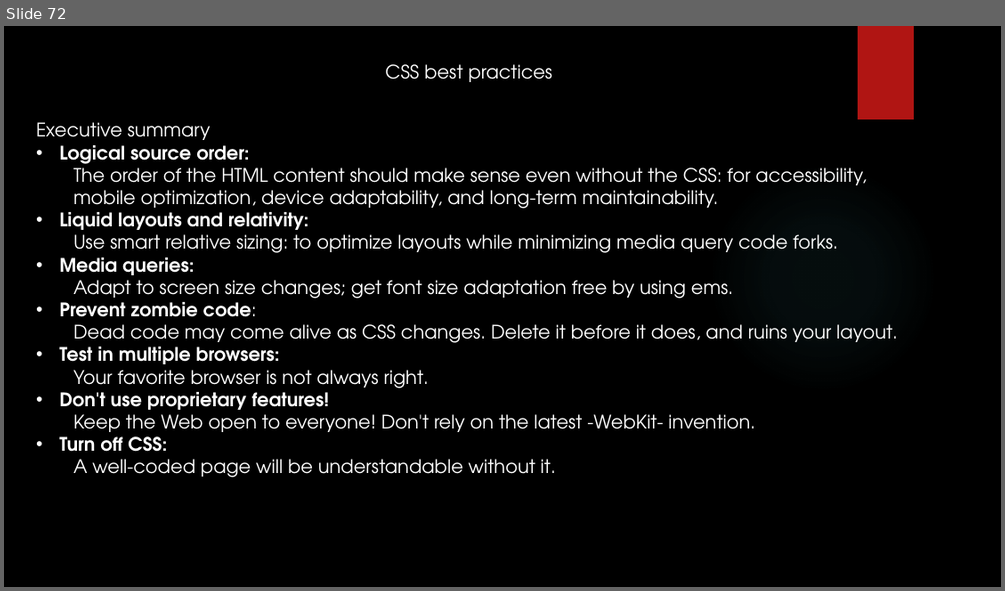
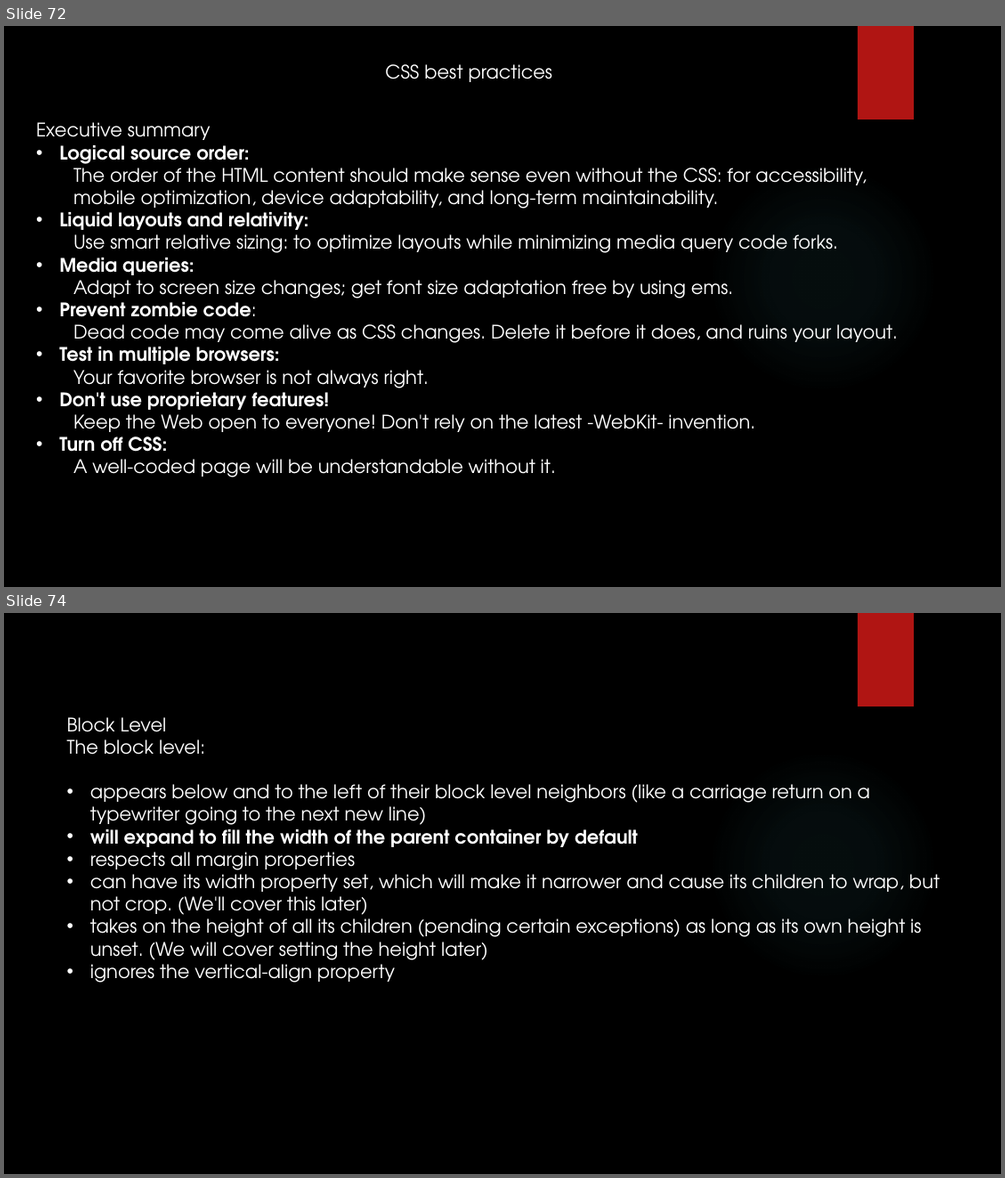
Before and after one commit to yogeshwar1996/HTML5CSS, a slide deck: Fundamentals of HTML and CSS.pptx. Shown one above the other, each under a label of ours: slide 72 before the commit, slides 72 and 74 after it; the slides between them are not shown. The pictures are 1005x591 and 1005x1178 pixels, drawn with LibreOffice and Linux fonts; fonts in the diff are those of the drawing; background and template pictures are left out. Boxes give left, top, right and bottom in pixels: in the first picture for what was removed or moved away, otherwise in the second. Text is boxed around its words. In the diff, an @@ line names an element or a change of style, - is before the commit and + after.

```diff
--- a/Fundamentals of HTML and CSS.pptx
+++ b/Fundamentals of HTML and CSS.pptx
@@ slide 74 added at [4,613,1001,1174], background picture (left out); not listed: 2 template elements that a slide beside it also shows @@
@@ text added at [67,717,939,982], 18 pt, text #FFFFFF @@
+Block Level
+The block level:
+• appears below and to the left of their block level neighbors (like a carriage return on a typewriter going to the next new line)
+• will expand to fill the width of the parent container by default
+• respects all margin properties
+• can have its width property set, which will make it narrower and cause its children to wrap, but not crop. (We'll cover this later)
+• takes on the height of all its children (pending certain exceptions) as long as its own height is unset. (We will cover setting the height later)
+• ignores the vertical-align property
```
Also in this commit, not shown: 5 other slides added.
